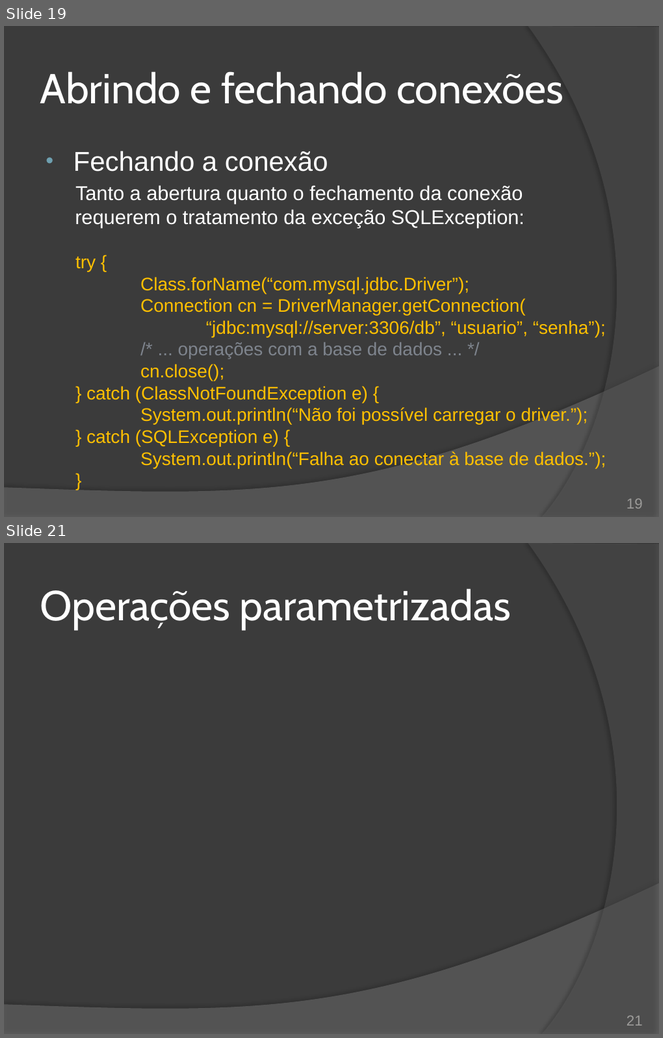
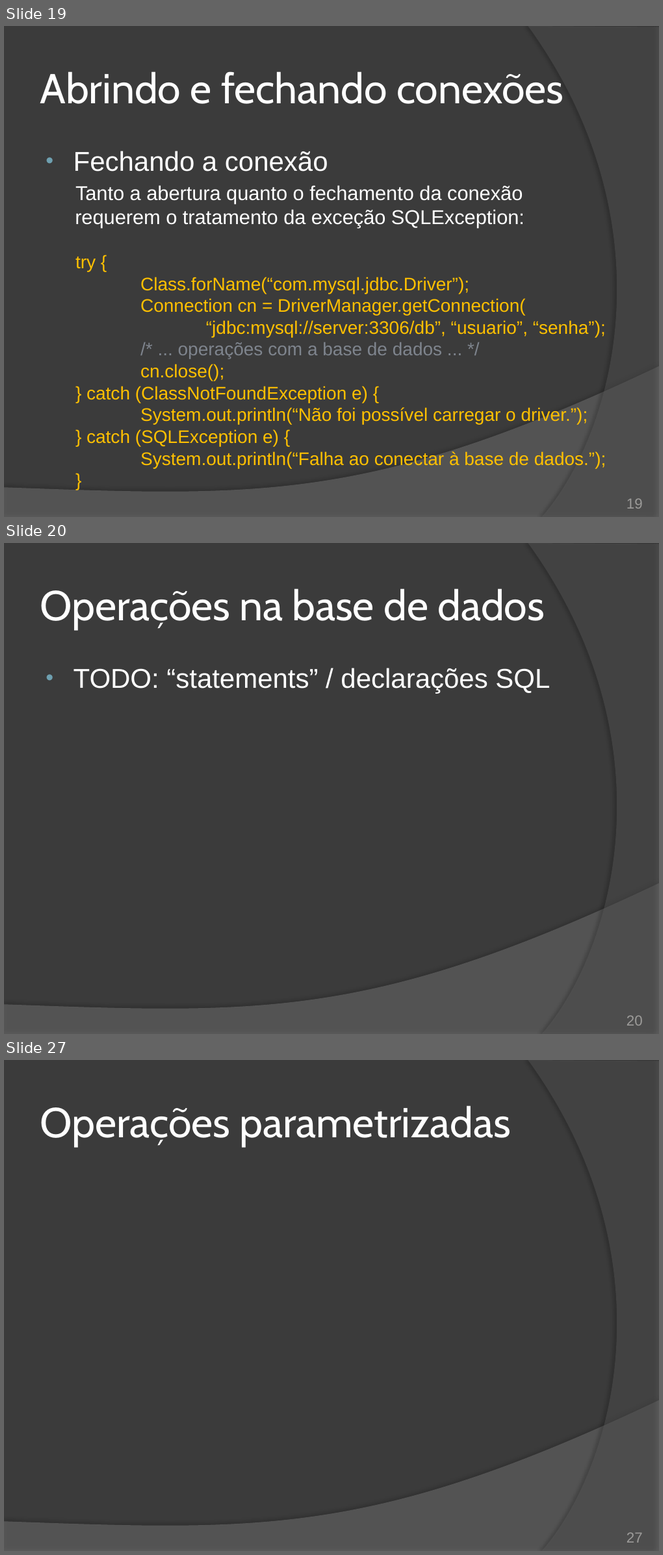
Before and after one commit to duchesqui/slzvieira-training, a slide deck: 2-Java-Programmer-Modulo-II/19.Capitulo11.pptx. Shown one above the other, each under a label of ours: slides 19 and 21 before the commit, slides 19, 20 and 27 after it; the slides between them are not shown. The pictures are 663x1038 and 663x1555 pixels, drawn with LibreOffice and Linux fonts; fonts in the diff are those of the drawing. Boxes give left, top, right and bottom in pixels: in the first picture for what was removed or moved away, otherwise in the second. Text is boxed around its words. In the diff, an @@ line names an element or a change of style, - is before the commit and + after.

Commit message:
JDBC: Statement e PreparedStatement

```diff
--- a/2-Java-Programmer-Modulo-II/19.Capitulo11.pptx
+++ b/2-Java-Programmer-Modulo-II/19.Capitulo11.pptx
@@ slide 20 added at [4, 543, 659, 1034], background #3B3B3B; not listed: 2 template elements that a slide beside it also shows @@
@@ title added at [40, 589, 545, 629], 46 pt, text #FFFFFF @@
+Operações na base de dados
@@ text added at [74, 668, 550, 693], 30 pt, text #FFFFFF @@
+• TODO: “statements” / declarações SQL
@@ page number added at [627, 1016, 643, 1026], 16 pt, text #9D9B9A @@
+20
@@ what was slide 21 is now slide 27 @@
@@ page number at [627, 1533, 643, 1543]: text changed @@
-21
+27
```
Also in this commit, not shown: 2 slides changed, 5 other slides added.
